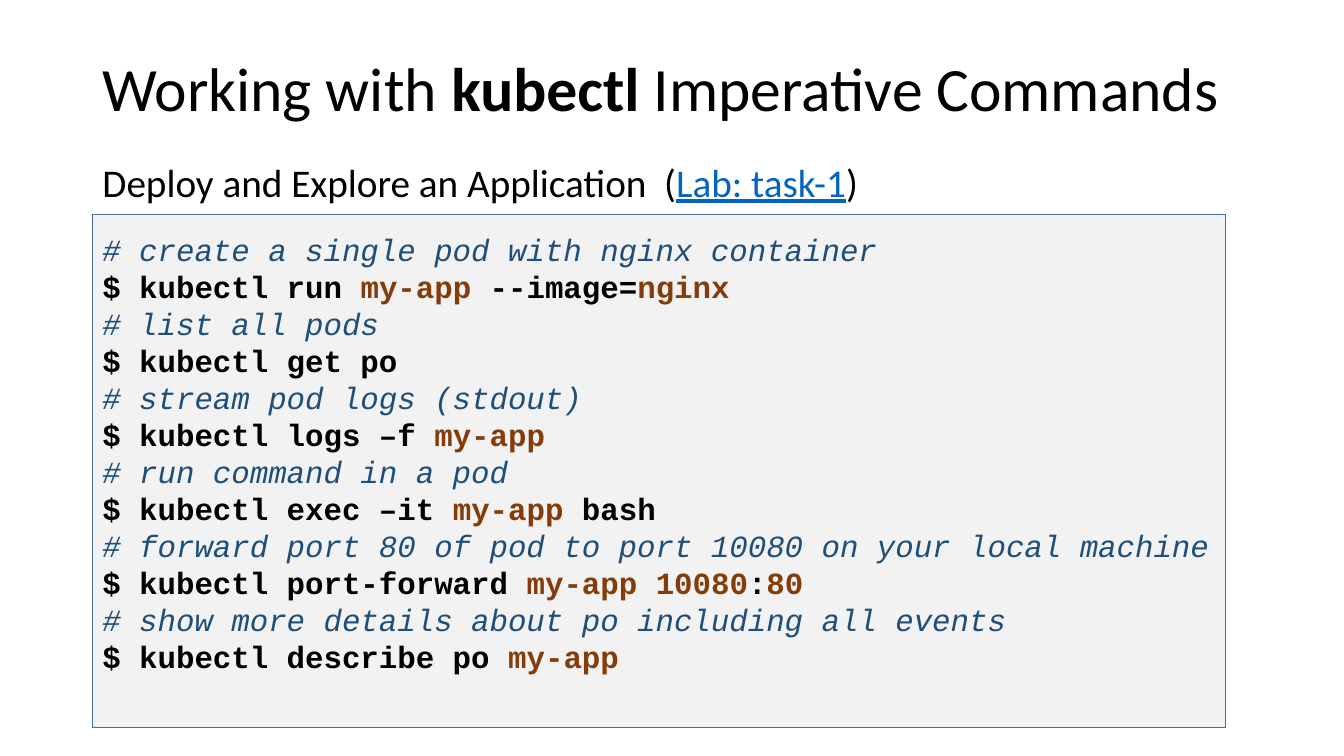
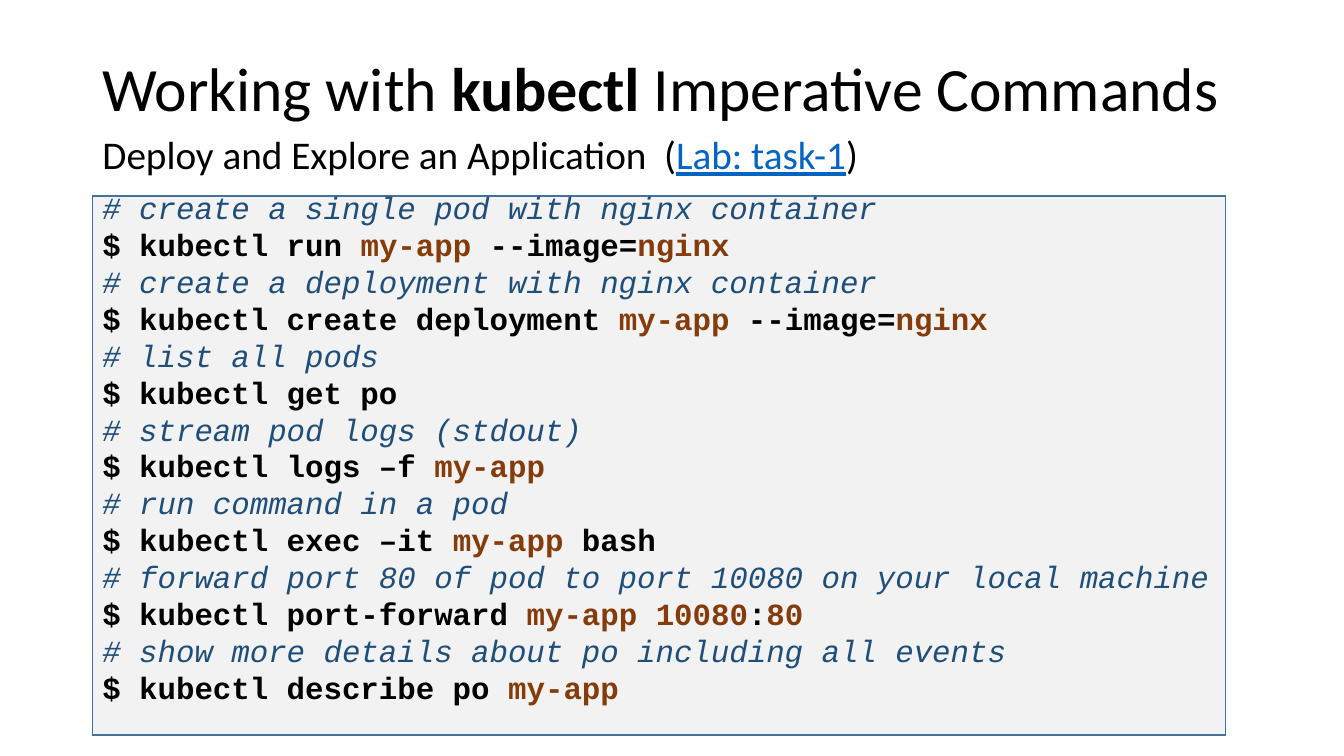
Before and after one commit to eylonmalin/k8s-training, a slide deck: slide 35 of day-1/Using Kubernetes Day 1.pptx (slide 36 before the commit). Drawn at 1344x756 pixels with LibreOffice and Linux fonts; fonts in the diff are those of the drawing. Boxes give left, top, right and bottom in pixels: in the first picture for what was removed or moved away, otherwise in the second. Text is boxed around its words. In the diff, an @@ line names an element or a change of style, - is before the commit and + after.

Commit message:
update first day ppt and task1 # 2

```diff
--- a/day-1/Using Kubernetes Day 1.pptx
+++ b/day-1/Using Kubernetes Day 1.pptx
@@ text "Deploy and Explore an Application ...": place and size @@
-text "Deploy and Explore an Application ..." at [102,168,858,204]
+text "Deploy and Explore an Application ..." at [102,140,858,176]
@@ rectangle "# create a single pod ...": place and size @@
-rectangle "# create a single pod ..." at [93,215,1226,728]
+rectangle "# create a single pod ..." at [93,197,1226,736]
@@ text in rectangle at [139,271,988,337]: paragraphs added @@
+# create a deployment with nginx container
+$ kubectl create deployment my-app --image=nginx
```
Also in this commit, not shown: 1 slide removed, 1 other file.
